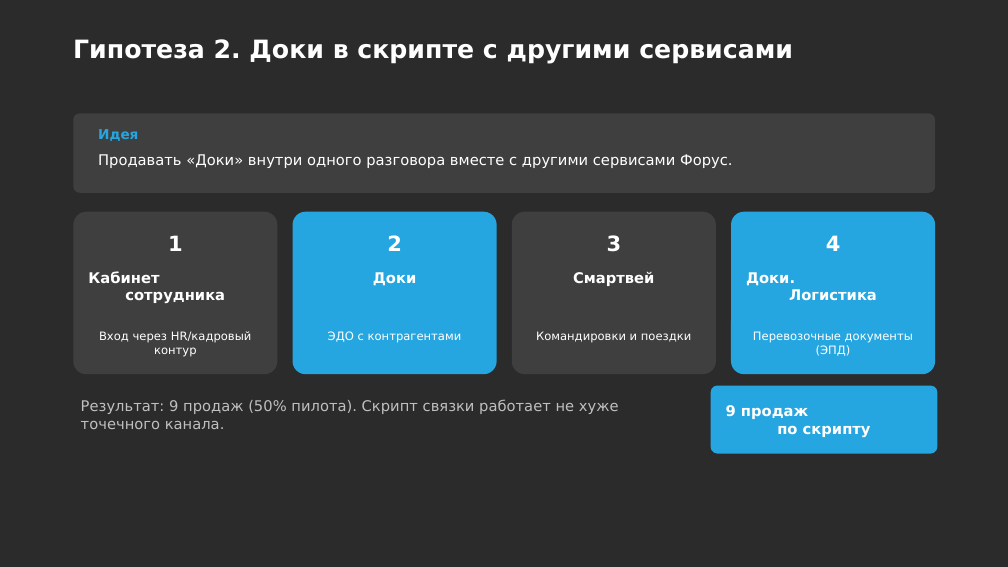
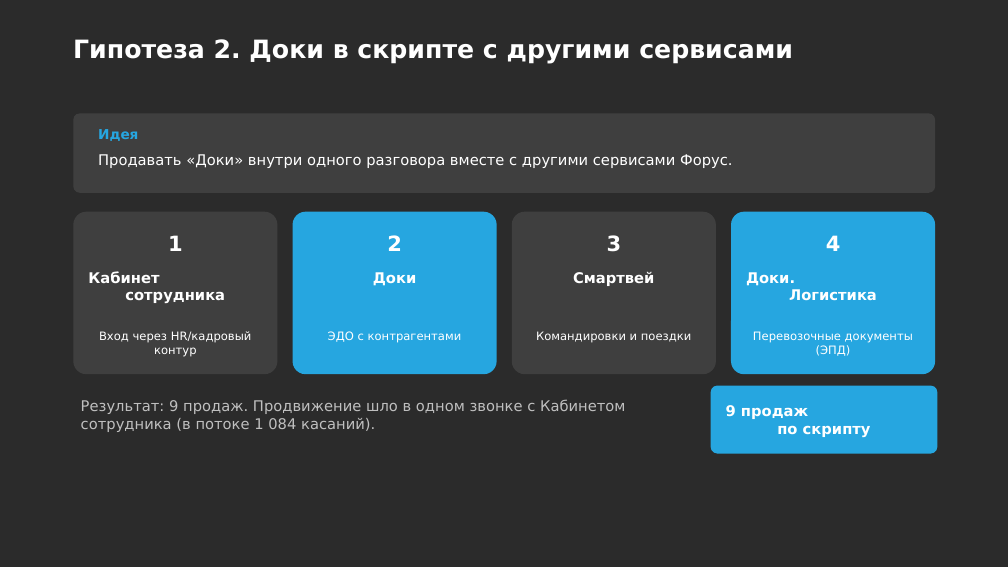
Before and after one commit to daaanilNikonov/for-lisa, a slide deck: slide 8 of presentation/Доки_Аналитика_защита_и_тиражирование.pptx (slide 5 before the commit). Drawn at 1008x567 pixels with LibreOffice and Linux fonts; fonts in the diff are those of the drawing; background and template pictures are left out; a plain dark background stands for a picture behind light text. Boxes give left, top, right and bottom in pixels: in the first picture for what was removed or moved away, otherwise in the second. Text is boxed around its words. In the diff, an @@ line names an element or a change of style, - is before the commit and + after.

```diff
--- a/presentation/Доки_Аналитика_защита_и_тиражирование.pptx
+++ b/presentation/Доки_Аналитика_защита_и_тиражирование.pptx
@@ text at (x1=81, y1=399, x2=625, y2=432): text changed @@
-Результат: 9 продаж (50% пилота). Скрипт связки работает не хуже точечного канала.
+Результат: 9 продаж. Продвижение шло в одном звонке с Кабинетом сотрудника (в потоке 1 084 касаний).
```
Also in this commit, not shown: 7 other slides changed, 3 slides added, 2 other files.
